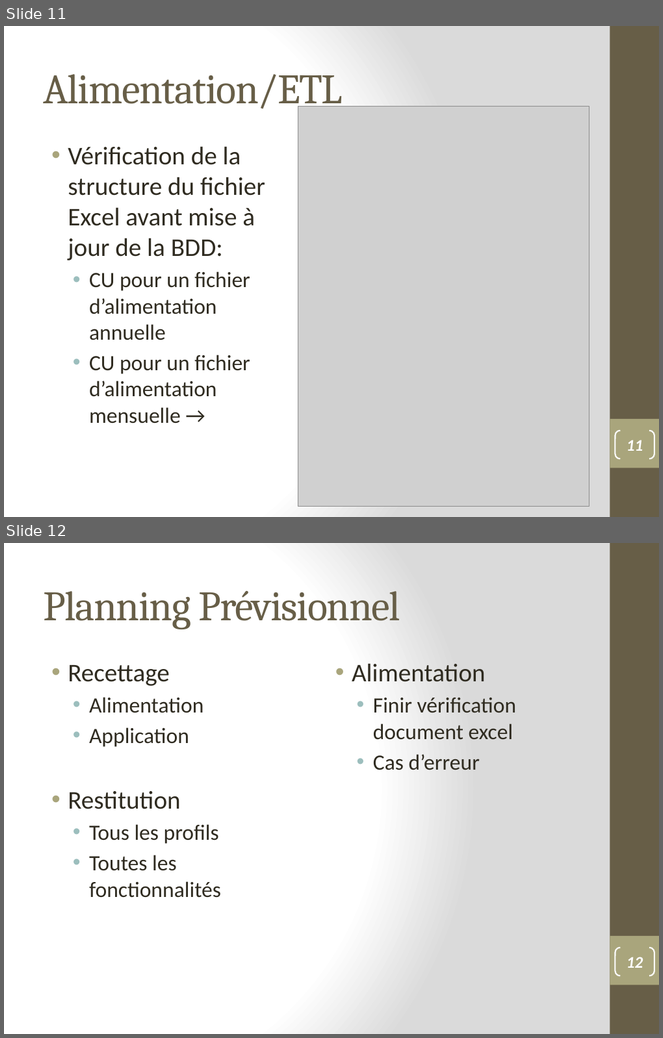
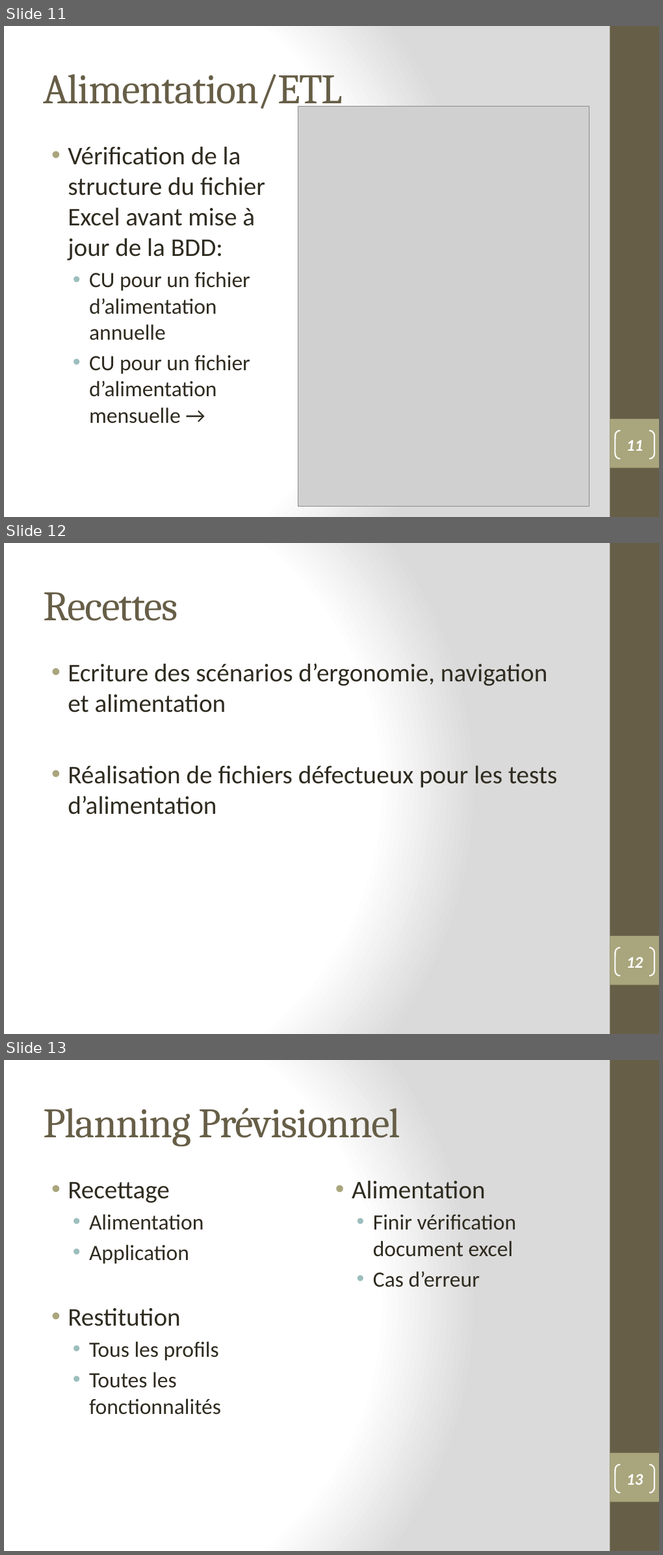
Before and after one commit to lobtec/dartiesgroupe2, a slide deck: PROJET/Presentation/PRE_26-01-11.pptx. Shown one above the other, each under a label of ours: slides 11 and 12 before the commit, slides 11, 12 and 13 after it. The pictures are 663x1038 and 663x1555 pixels, drawn with LibreOffice and Linux fonts; fonts in the diff are those of the drawing; grey boxes stand for pictures. Boxes give left, top, right and bottom in pixels: in the first picture for what was removed or moved away, otherwise in the second. Text is boxed around its words. In the diff, an @@ line names an element or a change of style, - is before the commit and + after.

```diff
--- a/PROJET/Presentation/PRE_26-01-11.pptx
+++ b/PROJET/Presentation/PRE_26-01-11.pptx
@@ slide 12 added at <box>4,543,659,1034</box>, background gradient #FFFFFF to #DADADA; not listed: 2 template elements that a slide beside it also shows @@
@@ title added at <box>43,592,178,621</box>, 46 pt, text #675E47 @@
+Recettes
@@ text added at <box>68,663,557,815</box>, 28 pt, text #2F2B20 @@
+• Ecriture des scénarios d’ergonomie, navigation et alimentation
+• Réalisation de fichiers défectueux pour les tests d’alimentation
@@ page number added at <box>615,948,655,976</box>, outline #FFFFFF 1.5 pt, 18 pt, text #FFFFFF @@
+12
@@ what was slide 12 is now slide 13 @@
@@ page number at <box>627,1474,644,1485</box>: text changed @@
-12
+13
```
Also in this commit, not shown: 1 slide changed.
